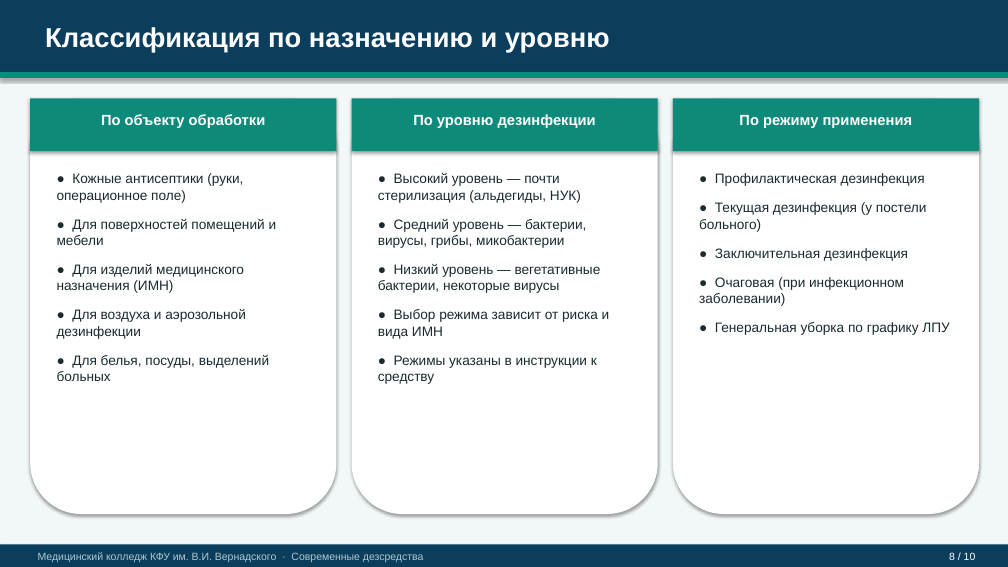
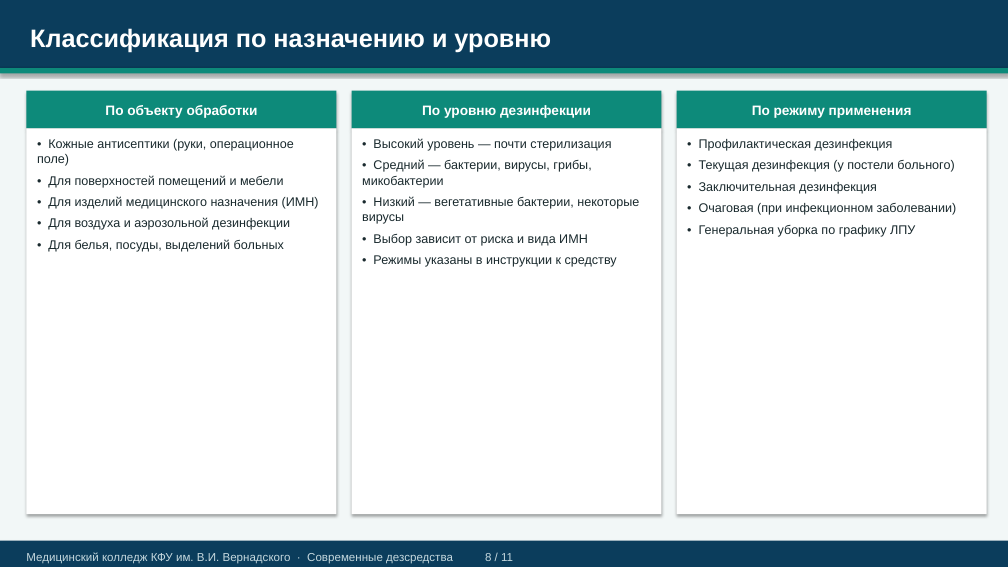
Before and after one commit to Ello-prog/ABC-Lab-2-Kurtseitov-Ali-I-2-25, a slide deck: slide 8 of Sovremennye_dezsredstva_Ametova.pptx. Drawn at 1008x567 pixels with LibreOffice and Linux fonts; fonts in the diff are those of the drawing. Boxes give left, top, right and bottom in pixels: in the first picture for what was removed or moved away, otherwise in the second. Text is boxed around its words. In the diff, an @@ line names an element or a change of style, - is before the commit and + after.

```diff
--- a/Sovremennye_dezsredstva_Ametova.pptx
+++ b/Sovremennye_dezsredstva_Ametova.pptx
@@ rectangle "Классификация по назначению и уровню": place and size @@
-rectangle "Классификация по назначению и уровню" at (0, 0, 1008, 72)
+rectangle "Классификация по назначению и уровню" at (0, 0, 1008, 68)
@@ text in rectangle at (30, 28, 551, 52): text added @@
+Классификация по назначению и уровню
@@ text removed at (45, 27, 610, 52) @@
-Классификация по назначению и уровню
@@ rectangle: place and size @@
-rectangle at (0, 72, 1008, 78)
+rectangle at (0, 68, 1008, 73)
@@ rectangle "По объекту обработки": place and size @@
-rectangle "По объекту обработки" at (101, 114, 266, 128)
+rectangle "По объекту обработки" at (26, 91, 337, 129)
@@ rounded rectangle removed at (30, 98, 337, 514) @@
@@ rectangle removed at (30, 98, 337, 151) @@
@@ rectangle "По уровню дезинфекции": place and size @@
-rectangle "По уровню дезинфекции" at (413, 114, 596, 128)
+rectangle "По уровню дезинфекции" at (352, 91, 662, 129)
@@ rounded rectangle removed at (352, 98, 658, 514) @@
@@ rectangle removed at (352, 98, 658, 151) @@
@@ rounded rectangle removed at (673, 98, 979, 514) @@
@@ rectangle removed at (673, 98, 979, 151) @@
@@ size 14 to 13 pt; more space between paragraphs; vertical alignment top to middle; fill none to #0D8A7A; shadow on in 3 elements at (26, 91, 337, 129), (352, 91, 662, 129), (677, 91, 987, 129) @@
@@ rectangle "По режиму применения": place and size @@
-rectangle "По режиму применения" at (739, 115, 913, 128)
+rectangle "По режиму применения" at (677, 91, 987, 129)
@@ rectangle "• Кожные антисептики (руки, операционное ...": place and size @@
-rectangle "• Кожные антисептики (руки, операционное ..." at (57, 173, 277, 381)
+rectangle "• Кожные антисептики (руки, операционное ..." at (26, 129, 337, 514)
@@ text in rectangle at (37, 139, 319, 252): text changed; size 13 to 12 pt @@
-● Кожные антисептики (руки, операционное поле)
-● Для поверхностей помещений и мебели
-● Для изделий медицинского назначения (ИМН)
-● Для воздуха и аэрозольной дезинфекции
-● Для белья, посуды, выделений больных
+• Кожные антисептики (руки, операционное поле)
+• Для поверхностей помещений и мебели
+• Для изделий медицинского назначения (ИМН)
+• Для воздуха и аэрозольной дезинфекции
+• Для белья, посуды, выделений больных
@@ fill none to #FFFFFF; shadow on in 3 elements at (26, 129, 337, 514), (677, 129, 987, 514), (352, 129, 662, 514) @@
@@ rectangle "• Высокий уровень — почти ...": place and size @@
-rectangle "• Высокий уровень — почти ..." at (378, 173, 610, 384)
+rectangle "• Высокий уровень — почти ..." at (352, 129, 662, 514)
@@ text in rectangle at (362, 138, 639, 267): text changed; size 13 to 12 pt @@
-● Высокий уровень — почти стерилизация (альдегиды, НУК)
-● Средний уровень — бактерии, вирусы, грибы, микобактерии
-● Низкий уровень — вегетативные бактерии, некоторые вирусы
-● Выбор режима зависит от риска и вида ИМН
-● Режимы указаны в инструкции к средству
+• Высокий уровень — почти стерилизация
+• Средний — бактерии, вирусы, грибы, микобактерии
+• Низкий — вегетативные бактерии, некоторые вирусы
+• Выбор зависит от риска и вида ИМН
+• Режимы указаны в инструкции к средству
@@ rectangle "• Профилактическая дезинфекция": place and size @@
-rectangle "• Профилактическая дезинфекция" at (699, 173, 949, 335)
+rectangle "• Профилактическая дезинфекция" at (677, 129, 987, 514)
@@ text in rectangle at (699, 139, 957, 237): text changed; size 13 to 12 pt @@
-● Профилактическая дезинфекция
-● Текущая дезинфекция (у постели больного)
-● Заключительная дезинфекция
-● Очаговая (при инфекционном заболевании)
-● Генеральная уборка по графику ЛПУ
+• Профилактическая дезинфекция
+• Текущая дезинфекция (у постели больного)
+• Заключительная дезинфекция
+• Очаговая (при инфекционном заболевании)
+• Генеральная уборка по графику ЛПУ
@@ rectangle "Медицинский колледж КФУ им. В.И. ...": place and size @@
-rectangle "Медицинский колледж КФУ им. В.И. ..." at (38, 552, 423, 562)
+rectangle "Медицинский колледж КФУ им. В.И. ..." at (0, 541, 1008, 567)
@@ rectangle "Медицинский колледж КФУ им. В.И. ..." at (0, 541, 1008, 567): vertical alignment top to middle; fill none to #0B3D5C; shadow on @@
@@ rectangle removed at (0, 544, 1008, 567) @@
@@ text in rectangle at (26, 552, 513, 564): text changed; size 10 to 11 pt; text colour #B0C8D0 to #C5D8DE @@
-Медицинский колледж КФУ им. В.И. Вернадского · Современные дезсредства
+Медицинский колледж КФУ им. В.И. Вернадского · Современные дезсредства 8 / 11
@@ text removed at (949, 552, 976, 560) @@
-8 / 10
```
Also in this commit, not shown: 10 other slides changed, 2 other files.
